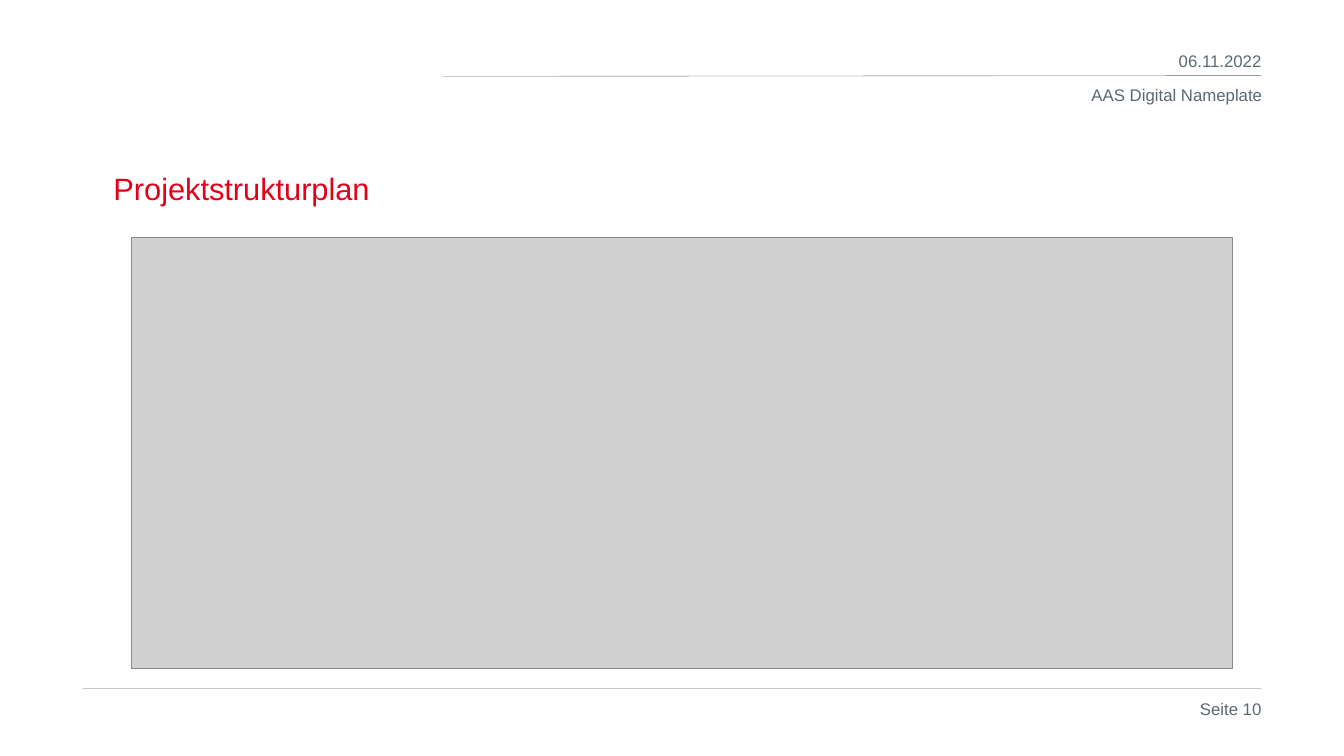
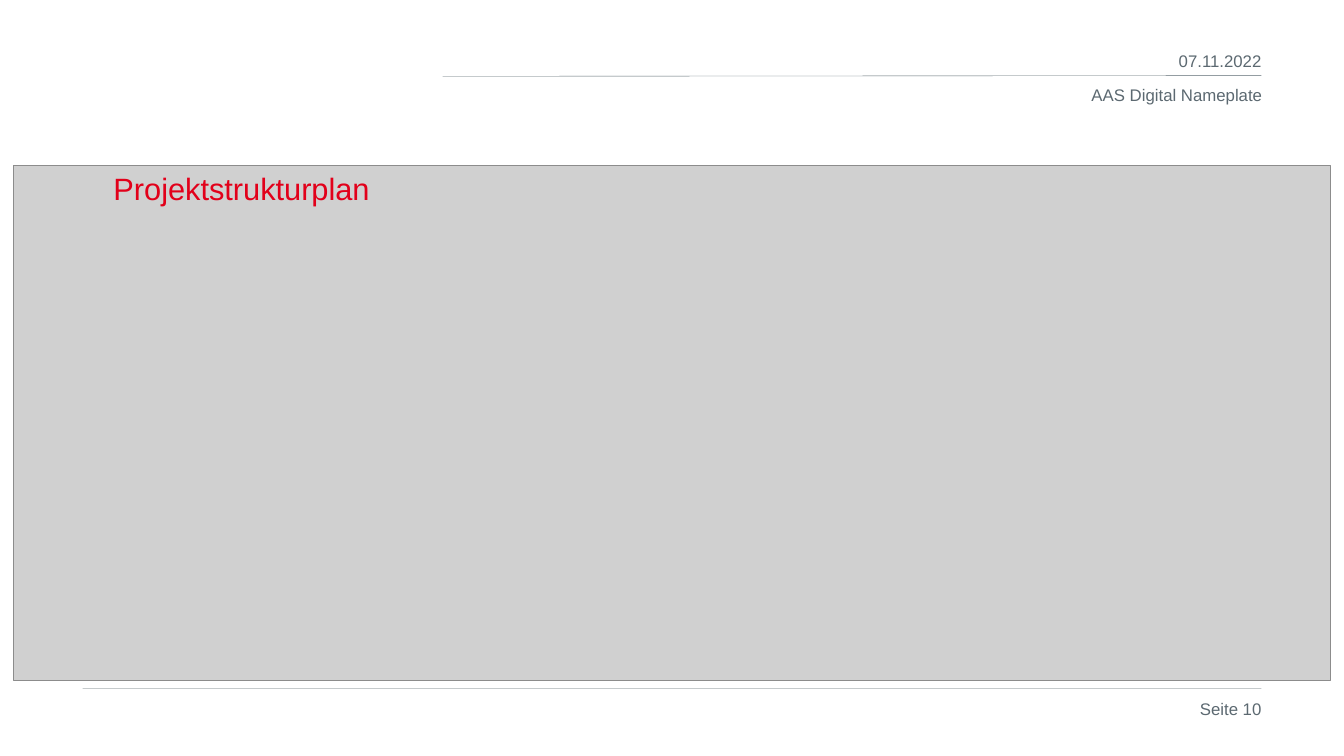
Before and after one commit to MidFidelity/TINF21C_Team2_AAS_digital_nameplate, a slide deck: slide 10 of PROJECT/PRESENTATION/TINF21C_PRESENTATION_Team_2_DigitalNameplate_1v2.pptx. Drawn at 1344x756 pixels with LibreOffice and Linux fonts; fonts in the diff are those of the drawing; grey boxes stand for pictures; background and template pictures are left out. Boxes give left, top, right and bottom in pixels: in the first picture for what was removed or moved away, otherwise in the second. Text is boxed around its words. In the diff, an @@ line names an element or a change of style, - is before the commit and + after.

```diff
--- a/PROJECT/PRESENTATION/TINF21C_PRESENTATION_Team_2_DigitalNameplate_1v2.pptx
+++ b/PROJECT/PRESENTATION/TINF21C_PRESENTATION_Team_2_DigitalNameplate_1v2.pptx
@@ text at (x1=1179, y1=55, x2=1262, y2=67): text changed @@
-06.11.2022
+07.11.2022
@@ picture resized from (x1=132, y1=238, x2=1233, y2=668) to (x1=13, y1=165, x2=1331, y2=681) @@
```
Also in this commit, not shown: 30 other slides changed, 1 other file.
